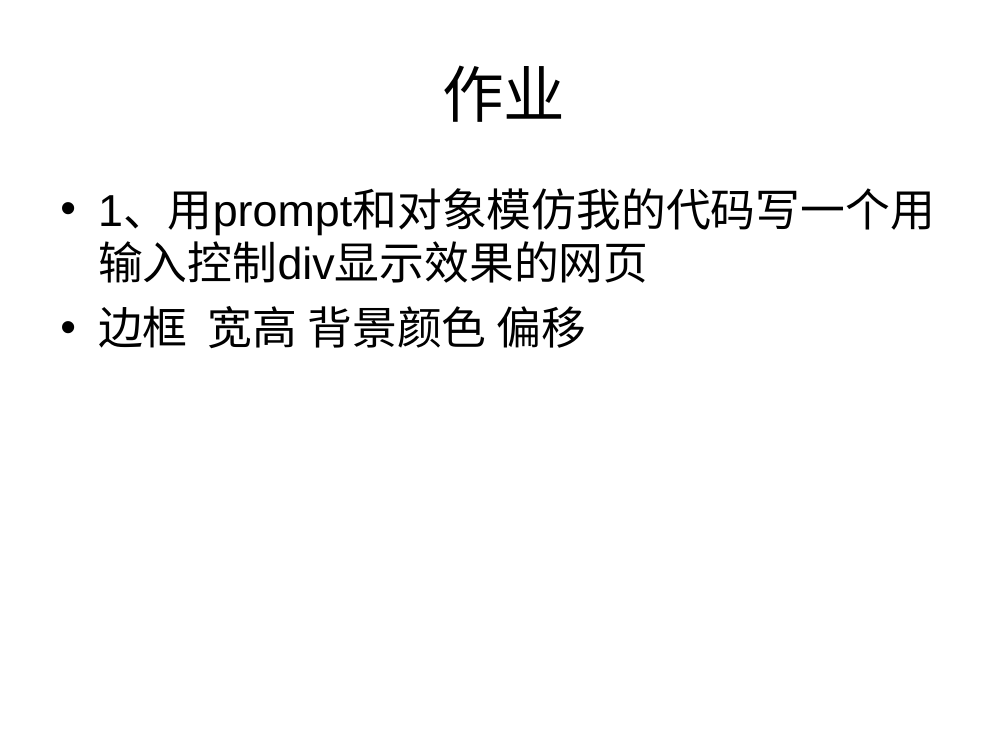
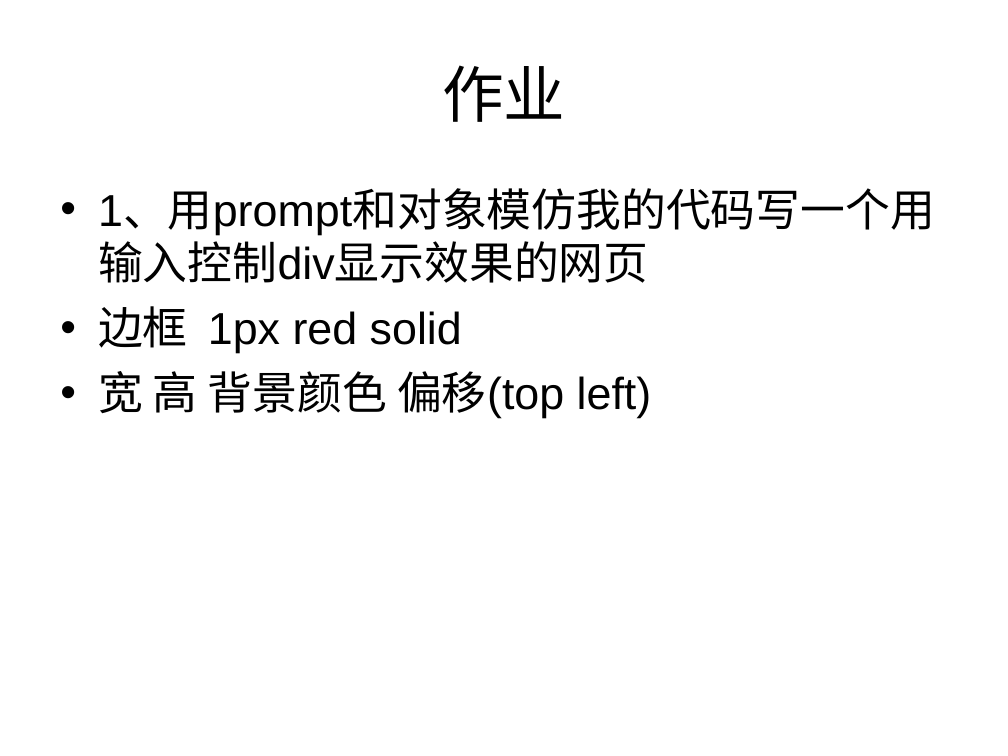
Before and after one commit to cd-vr1class/homework, a slide deck: slide 10 of ppt/7-8js数据类型.ppt (slide 11 before the commit). Drawn at 1008x756 pixels with LibreOffice and Linux fonts; fonts in the diff are those of the drawing. Boxes give left, top, right and bottom in pixels: in the first picture for what was removed or moved away, otherwise in the second. Text is boxed around its words. In the diff, an @@ line names an element or a change of style, - is before the commit and + after.

```diff
--- a/ppt/7-8js数据类型.ppt
+++ b/ppt/7-8js数据类型.ppt
@@ text at bbox=[98, 306, 652, 419]: text changed @@
-• 边框 宽高 背景颜色 偏移
+• 边框 1px red solid
+• 宽 高 背景颜色 偏移(top left)
```
Also in this commit, not shown: 1 other slide changed, 1 slide removed.
